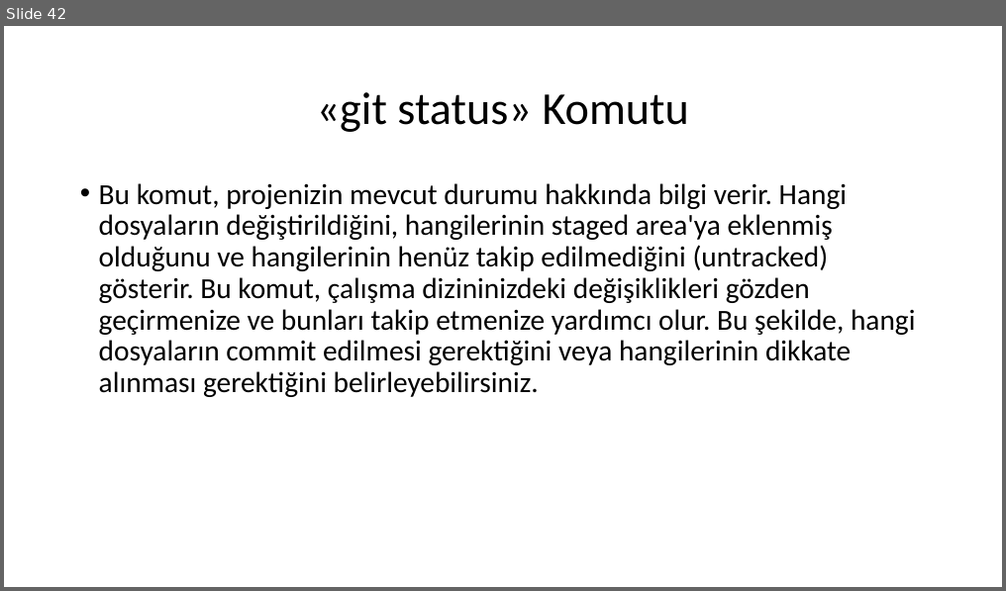
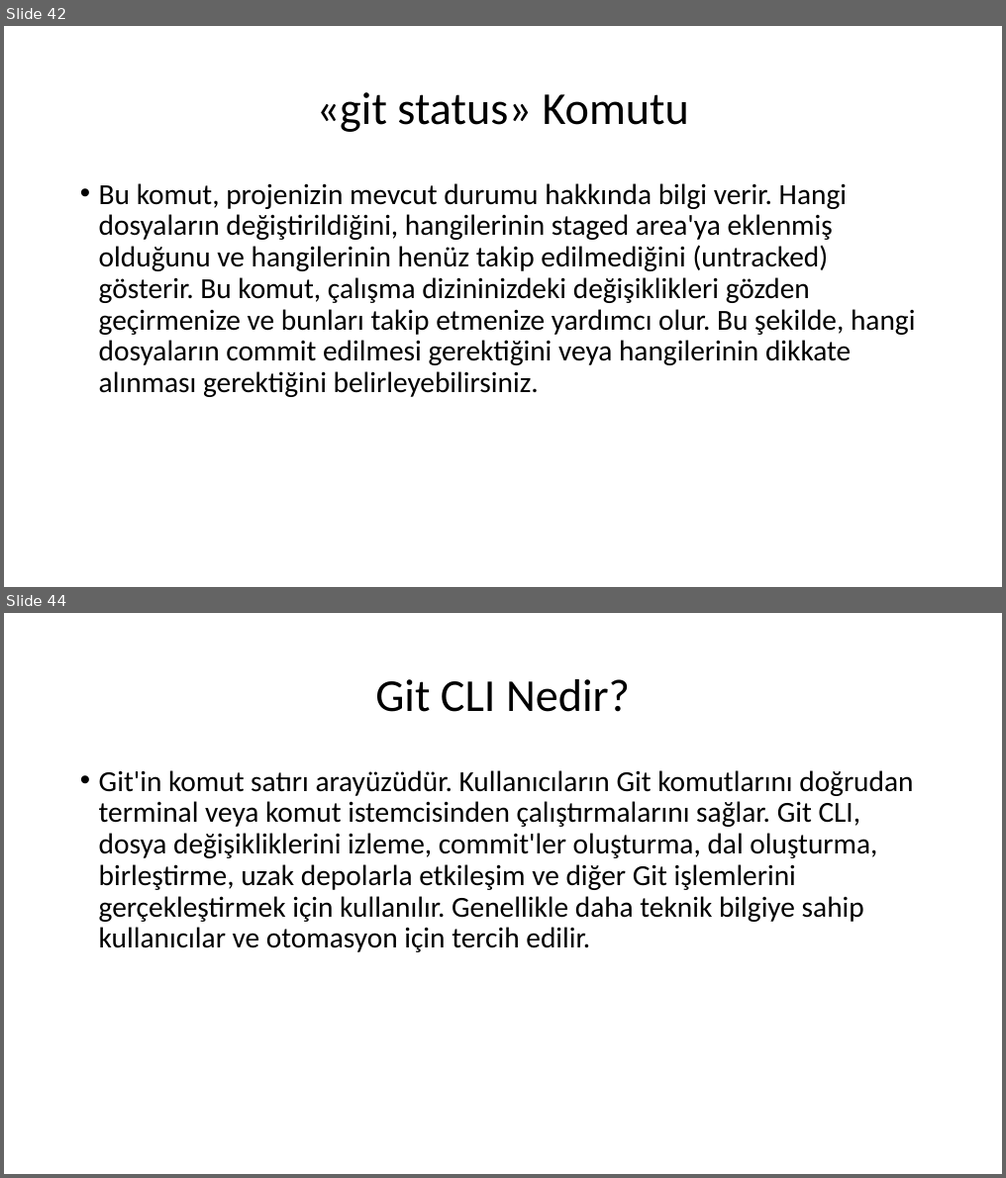
Before and after one commit to tugayayar/devops_project, a slide deck: DevOps Proje Sunusu.pptx. Shown one above the other, each under a label of ours: slide 42 before the commit, slides 42 and 44 after it; the slides between them are not shown. The pictures are 1006x591 and 1006x1178 pixels, drawn with LibreOffice and Linux fonts; fonts in the diff are those of the drawing. Boxes give left, top, right and bottom in pixels: in the first picture for what was removed or moved away, otherwise in the second. Text is boxed around its words. In the diff, an @@ line names an element or a change of style, - is before the commit and + after.

```diff
--- a/DevOps Proje Sunusu.pptx
+++ b/DevOps Proje Sunusu.pptx
@@ slide 44 added at <box>4,613,1002,1174</box>, background #FFFFFF @@
@@ title added at <box>375,679,630,712</box>, 44 pt, text #000000 @@
+Git CLI Nedir?
@@ text added at <box>99,770,913,953</box>, 28 pt, text #000000 @@
+• Git'in komut satırı arayüzüdür. Kullanıcıların Git komutlarını doğrudan terminal veya komut istemcisinden çalıştırmalarını sağlar. Git CLI, dosya değişikliklerini izleme, commit'ler oluşturma, dal oluşturma, birleştirme, uzak depolarla etkileşim ve diğer Git işlemlerini gerçekleştirmek için kullanılır. Genellikle daha teknik bilgiye sahip kullanıcılar ve otomasyon için tercih edilir.
```
Also in this commit, not shown: 1 other slide added.
